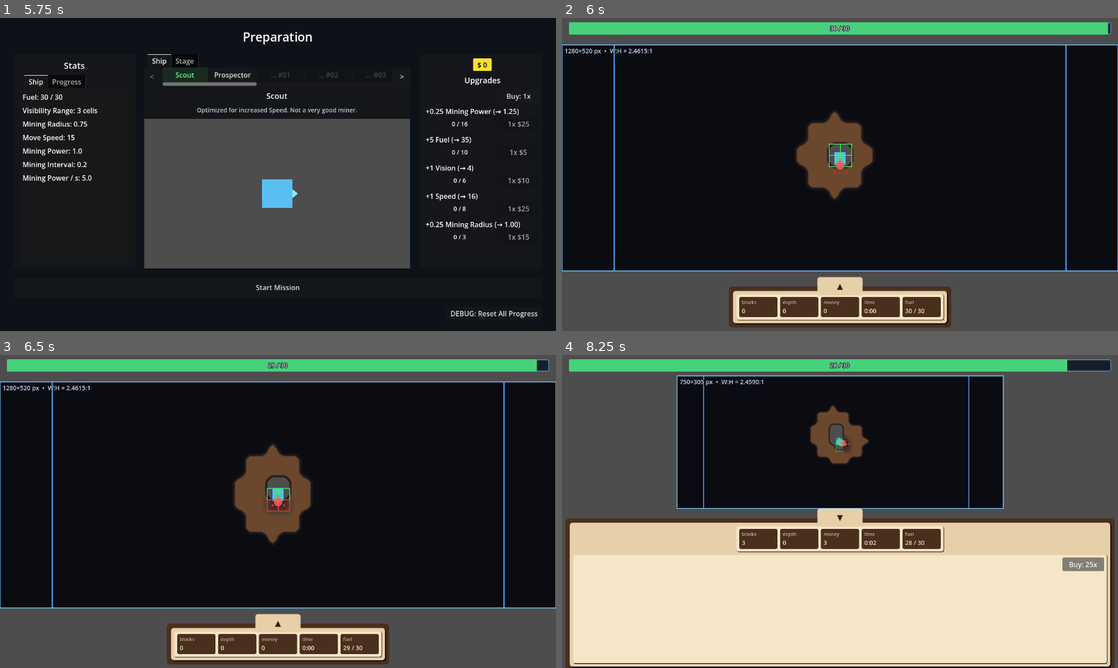
Above: before the commit, frames 1-4 (two rows, left to right).
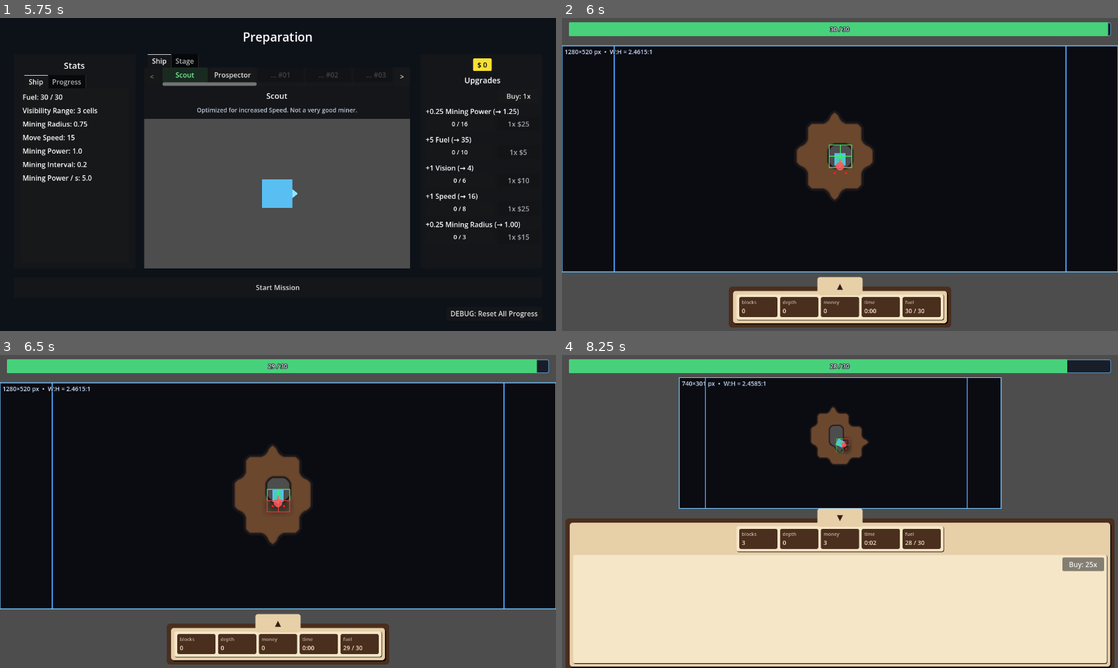
Above: after the commit, the same moments.

Repository: caboyd/blast_game
Game: Godot game, scene res://scenes/prep/Prep.tscn
Two runs of this game, one before a commit and one after it. Both use one fixed random seed, a clock stepped at 60 frames per second and the inputs below.
Inputs:
- Up to frame 1 (5.75 s): click "Scout" at 0.5 s; click "Prospector" at 1.25 s; click ">" at 2 s; click "Scout" at 2.75 s; click "Prospector" at 3.5 s; click "<" at 4.25 s; click "Scout" at 5 s
- Up to frame 2 (6 s): click "Start Mission" at 5.75 s
- Up to frame 3 (6.5 s): no input
- Up to frame 4 (8.25 s): click "▲" at 6.5 s; click "Buy: 1x" at 7.25 s; click "Buy: 5x" at 8 s

Frame 1 is identical in both runs. In frame 2, 2.2% of the frame differs, in the area x 0-100%, y 2-82%; in frame 3, 2.2%; in frame 4, 2.4%, in the area x 1-99%, y 2-50%.

Commit message:
Enhance mining mechanics and ship data for improved gameplay
- Introduced new resource types for the Prospector ship, including mining power and damage effects.
- Updated MiningFuelBar UI to support overflow mechanics and improved visual representation of fuel levels.
- Refined ship data scripts to enforce type safety for upgrades and effects.
- Enhanced MiningWorld script to incorporate fuel cell mechanics and improve chunk generation logic.

Diff:
--- a/data/ships/prospector.tres
+++ b/data/ships/prospector.tres
@@ -18,6 +18,21 @@
 max_level = 25
 effects = [SubResource("eff_dm")]
 
+[sub_resource type="Resource" id="Resource_sl3d2"]
+script = ExtResource("2_fx")
+stat = &"mine_damage_per_tick"
+value = 0.5
+metadata/_custom_type_script = "uid://drjo0qypkcvo3"
+
+[sub_resource type="Resource" id="Resource_hm3k6"]
+script = ExtResource("3_ud")
+id = &"prospector_mining_power"
+shop_display_name = "Mining Power"
+base_cost = 35
+max_level = 15
+effects = Array[ExtResource("2_fx")]([SubResource("Resource_sl3d2")])
+metadata/_custom_type_script = "uid://do1co1gh3fvgm"
+
 [resource]
 script = ExtResource("1_sd")
 id = &"prospector"
--- a/scenes/ui/MiningFuelBar.tscn
+++ b/scenes/ui/MiningFuelBar.tscn
@@ -21,11 +21,30 @@
 corner_radius_bottom_right = 2
 corner_radius_bottom_left = 2
 
+[sub_resource type="StyleBoxFlat" id="StyleOverflowBg"]
+bg_color = Color(0.09, 0.08, 0.06, 0.9)
+border_width_left = 2
+border_width_top = 2
+border_width_right = 2
+border_width_bottom = 2
+border_color = Color(0.55, 0.45, 0.22, 0.92)
+corner_radius_top_left = 4
+corner_radius_top_right = 4
+corner_radius_bottom_right = 4
+corner_radius_bottom_left = 4
+
+[sub_resource type="StyleBoxFlat" id="StyleOverflowFill"]
+bg_color = Color(0.93, 0.72, 0.28, 1)
+corner_radius_top_left = 2
+corner_radius_top_right = 2
+corner_radius_bottom_right = 2
+corner_radius_bottom_left = 2
+
 [node name="TopFuelBar" type="Control"]
 layout_mode = 1
 anchors_preset = 10
 anchor_right = 1.0
-offset_bottom = 48.0
+offset_bottom = 52.0
 grow_horizontal = 2
 grow_vertical = 0
 mouse_filter = 2
@@ -45,17 +64,32 @@
 theme_override_constants/margin_bottom = 10
 
 [node name="BarStack" type="Control" parent="MarginContainer"]
-custom_minimum_size = Vector2(0, 22)
 layout_mode = 2
 size_flags_horizontal = 3
 
-[node name="ProgressBar" type="ProgressBar" parent="MarginContainer/BarStack"]
+[node name="BarsVBox" type="VBoxContainer" parent="MarginContainer/BarStack"]
 layout_mode = 1
 anchors_preset = 15
 anchor_right = 1.0
 anchor_bottom = 1.0
 grow_horizontal = 2
 grow_vertical = 2
+theme_override_constants/separation = 4
+
+[node name="OverflowProgressBar" type="ProgressBar" parent="MarginContainer/BarStack/BarsVBox"]
+custom_minimum_size = Vector2(0, 11)
+layout_mode = 2
+size_flags_horizontal = 3
+theme_override_styles/background = SubResource("StyleOverflowBg")
+theme_override_styles/fill = SubResource("StyleOverflowFill")
+max_value = 100.0
+show_percentage = false
+
+[node name="ProgressBar" type="ProgressBar" parent="MarginContainer/BarStack/BarsVBox"]
+custom_minimum_size = Vector2(0, 17)
+layout_mode = 2
+size_flags_horizontal = 3
+size_flags_vertical = 3
 theme_override_styles/background = SubResource("StyleBarBg")
 theme_override_styles/fill = SubResource("StyleBarFill")
 max_value = 100.0
--- a/scripts/data/ShipData.gd
+++ b/scripts/data/ShipData.gd
@@ -18,7 +18,7 @@
 @export var ship_scene: PackedScene
 ## When set, this ship is playable only when every upgrade on the prerequisite ship is maxed.
 @export var unlock_after_ship_all_upgrades_maxed: StringName = &""
-@export var upgrades: Array = []
+@export var upgrades: Array[ShipUpgradeData] = []
 
 
 func get_base_float_for_stat(stat: StringName) -> float:
--- a/scripts/data/ShipUpgradeData.gd
+++ b/scripts/data/ShipUpgradeData.gd
@@ -9,4 +9,4 @@
 @export var cost_value: float = 1.1
 ## Inclusive max stored level; use -1 for unlimited (subject to money).
 @export var max_level: int = -1
-@export var effects: Array = []
+@export var effects: Array[ShipUpgradeEffect] = []
--- a/scripts/prep/Prep.gd
+++ b/scripts/prep/Prep.gd
@@ -88,6 +88,10 @@
 	_ensure_ship_picker_buttons()
 	_rebuild_preview_ship()
 	_refresh_all()
+	# `GameSession._load_career` is deferred and runs after this `_ready`; it restores
+	# `selected_ship_id` and emits `stats_changed` (labels refresh) but does not rebuild
+	# the viewport. Rebuild once more after career apply so the preview matches the ship.
+	call_deferred("_rebuild_preview_ship")
 	call_deferred("_update_ship_picker_scroll_state")
 
 
--- a/scripts/stats/GameStatistics.gd
+++ b/scripts/stats/GameStatistics.gd
@@ -2,6 +2,17 @@
 
 signal stats_changed
 signal fuel_changed(current: float, max_fuel: float)
+
+## Max fuel multiplier (absolute ceiling = fuel_max × this). Overflow band is `(mul − 1) × fuel_max` (default 50% of nominal max).
+const FUEL_ABSOLUTE_CAP_MUL := 1.5
+
+
+func fuel_hard_cap_absolute() -> float:
+	return fuel_max * FUEL_ABSOLUTE_CAP_MUL
+
+
+func fuel_overflow_budget() -> float:
+	return fuel_max * (FUEL_ABSOLUTE_CAP_MUL - 1.0)
 
 const DAMAGE_SOURCE_CLICK := &"click"
 
@@ -110,6 +121,14 @@
 	stats_changed.emit()
 
 
+func apply_fuel_cell_pickup() -> void:
+	if fuel_max <= 0.0:
+		return
+	fuel = minf(fuel + fuel_max * 0.5, fuel_hard_cap_absolute())
+	fuel_changed.emit(fuel, fuel_max)
+	stats_changed.emit()
+
+
 ## After career load: full fuel at upgraded max.
 func apply_fuel_max_from_career_load() -> void:
 	var new_m: float = effective_fuel_max()
@@ -124,7 +143,8 @@
 	_apply_ship_fuel_base()
 	var new_m: float = effective_fuel_max()
 	fuel_max = new_m
-	fuel = minf(fuel, new_m)
+	var cap_abs: float = fuel_hard_cap_absolute()
+	fuel = minf(fuel, cap_abs)
 	fuel_changed.emit(fuel, fuel_max)
 	stats_changed.emit()
 
@@ -139,7 +159,7 @@
 	if is_equal_approx(old_m, new_m):
 		return
 	fuel_max = new_m
-	fuel = minf(fuel + (new_m - old_m), new_m)
+	fuel = minf(fuel + (new_m - old_m), fuel_hard_cap_absolute())
 	fuel_changed.emit(fuel, fuel_max)
 	stats_changed.emit()
 
--- a/scripts/ui/BottomHUD.gd
+++ b/scripts/ui/BottomHUD.gd
@@ -343,9 +343,11 @@
 
 func _format_mission_elapsed(sec: float) -> String:
 	var t: int = maxi(0, int(floorf(sec)))
-	var h: int = int(t / 3600)
+	@warning_ignore("integer_division")
+	var h: int = t / 3600
 	t %= 3600
-	var m: int = int(t / 60)
+	@warning_ignore("integer_division")
+	var m: int = t / 60
 	var s2: int = t % 60
 	if h > 0:
 		return "%d:%02d:%02d" % [h, m, s2]
--- a/scripts/ui/MiningFuelBar.gd
+++ b/scripts/ui/MiningFuelBar.gd
@@ -1,6 +1,7 @@
 extends Control
 
-@onready var _bar: ProgressBar = $MarginContainer/BarStack/ProgressBar
+@onready var _overflow_bar: ProgressBar = $MarginContainer/BarStack/BarsVBox/OverflowProgressBar
+@onready var _bar: ProgressBar = $MarginContainer/BarStack/BarsVBox/ProgressBar
 @onready var _label: Label = $MarginContainer/BarStack/ValueLabel
 
 
@@ -11,11 +12,20 @@
 
 
 func _sync_from_stats() -> void:
-	var mx: float = maxf(GameStatistics.fuel_max, 1.0)
-	_bar.max_value = mx
-	_bar.value = clampf(GameStatistics.fuel, 0.0, mx)
+	var fm: float = maxf(GameStatistics.fuel_max, 1.0)
+	var cur: float = GameStatistics.fuel
+	var overflow_amt: float = maxf(cur - fm, 0.0)
+	var ov_budget: float = GameStatistics.fuel_overflow_budget()
+
+	_bar.max_value = fm
+	_bar.value = clampf(cur, 0.0, fm)
+
+	_overflow_bar.max_value = maxf(ov_budget, 0.001)
+	_overflow_bar.value = clampf(overflow_amt, 0.0, ov_budget)
+	_overflow_bar.visible = overflow_amt > 0.001
+
 	if _label:
-		_label.text = "%.0f / %.0f" % [GameStatistics.fuel, GameStatistics.fuel_max]
+		_label.text = "%.0f / %.0f" % [cur, fm]
 
 
 func _on_fuel_changed(_current: float, _max_fuel: float) -> void:
--- a/scripts/world/MiningWorld.gd
+++ b/scripts/world/MiningWorld.gd
@@ -8,15 +8,18 @@
 const TYPE_DIRT := 1
 const TYPE_STONE := 2
 const TYPE_GOLD := 3
-const TYPE_COUNT := 4
-
-static var TYPE_MAX_HP: PackedInt32Array = PackedInt32Array([0, 5, 50, 5])
-static var TYPE_MONEY: PackedInt32Array = PackedInt32Array([0, 1, 2, 15])
+const TYPE_FUEL := 4
+const TYPE_COUNT := 5
+
+static var TYPE_MAX_HP: PackedInt32Array = PackedInt32Array([0, 5, 50, 5, 1])
+static var TYPE_MONEY: PackedInt32Array = PackedInt32Array([0, 1, 2, 15, 0])
 static var TYPE_COLOR: PackedColorArray = PackedColorArray([
 	Color(0.0, 0.0, 0.0, 0.0),
 	Color(0.42, 0.28, 0.18, 1.0),
 	Color(0.52, 0.52, 0.55, 1.0),
 	Color(1.0, 0.82, 0.2, 1.0),
+	# Shader uses dedicated fuel look; keep brown for any CPU fallbacks.
+	Color(0.22, 0.15, 0.10, 1.0),
 ])
 
 const SHADER_TYPE_COLOR_MAX := 8
@@ -188,7 +191,24 @@
 						cells[nidx] = TYPE_STONE
 						hp[nidx] = stone_hp
 
-	_chunks[chunk] = {"cells": cells, "hp": hp, "revealed": revealed}
+	# One 2×2 fuel pickup per chunk (any tile destroyed removes the whole cluster).
+	# Skip spawn chunk so the starting area has no fuel cell.
+	var chunk_data: Dictionary = {
+		"cells": cells,
+		"hp": hp,
+		"revealed": revealed,
+	}
+	if chunk != Vector2i.ZERO:
+		var fax: int = rng.randi_range(0, CHUNK_SIZE - 2)
+		var fay: int = rng.randi_range(0, CHUNK_SIZE - 2)
+		var fuel_hp: int = clampi(int(TYPE_MAX_HP[TYPE_FUEL]), 0, 255)
+		for fy in 2:
+			for fx in 2:
+				var fi: int = (fay + fy) * CHUNK_SIZE + (fax + fx)
+				cells[fi] = TYPE_FUEL
+				hp[fi] = fuel_hp
+		chunk_data["fuel_anchor"] = Vector2i(fax, fay)
+	_chunks[chunk] = chunk_data
 	_apply_static_overrides_for_chunk(chunk)
 
 
@@ -248,6 +268,7 @@
 		{"type_id": TYPE_DIRT, "label": "Dirt"},
 		{"type_id": TYPE_STONE, "label": "Stone"},
 		{"type_id": TYPE_GOLD, "label": "Gold"},
+		{"type_id": TYPE_FUEL, "label": "Fuel cell"},
 	]
 
 
@@ -376,6 +397,33 @@
 	return false
 
 
+func _fuel_cluster_local_rect(data: Dictionary) -> Rect2i:
+	var anchor: Variant = data.get("fuel_anchor", null)
+	if anchor == null or not anchor is Vector2i:
+		return Rect2i()
+	var a: Vector2i = anchor as Vector2i
+	return Rect2i(a.x, a.y, 2, 2)
+
+
+func _cell_local_in_chunk_vec(cell: Vector2i, chunk: Vector2i) -> Vector2i:
+	return Vector2i(cell.x - chunk.x * CHUNK_SIZE, cell.y - chunk.y * CHUNK_SIZE)
+
+
+func _clear_fuel_cluster_if_cell_inside(
+	data: Dictionary, cells: PackedByteArray, hparr: PackedByteArray, cell_local: Vector2i
+) -> bool:
+	var rect: Rect2i = _fuel_cluster_local_rect(data)
+	if rect.size.x < 1 or not rect.has_point(cell_local):
+		return false
+	for ly in range(rect.position.y, rect.position.y + rect.size.y):
+		for lx in range(rect.position.x, rect.position.x + rect.size.x):
+			var li: int = ly * CHUNK_SIZE + lx
+			if int(cells[li]) == TYPE_FUEL:
+				cells[li] = TYPE_EMPTY
+				hparr[li] = 0
+	return true
+
+
 func _damage_cell_abs(cell: Vector2i, amount: int) -> int:
 	var ch := _cell_to_chunk_coord(cell)
 	_ensure_chunk(ch)
@@ -387,6 +435,22 @@
 	if t == TYPE_EMPTY or amount <= 0:
 		return 0
 	GameSession.mark_block_type_discovered(stage_id, t)
+	if t == TYPE_FUEL:
+		var cl: Vector2i = _cell_local_in_chunk_vec(cell, ch)
+		var rect: Rect2i = _fuel_cluster_local_rect(data)
+		if rect.size.x >= 1 and rect.has_point(cl):
+			var hp_f: int = int(hparr[idx])
+			var new_hp_f: int = hp_f - amount
+			if new_hp_f <= 0:
+				_clear_fuel_cluster_if_cell_inside(data, cells, hparr, cl)
+				GameStatistics.add_blocks_destroyed(1)
+				GameStatistics.apply_fuel_cell_pickup()
+				if TYPE_FUEL >= 0 and TYPE_FUEL < TYPE_MONEY.size():
+					GameStatistics.add_mined_cell_reward(int(TYPE_MONEY[TYPE_FUEL]))
+				return hp_f
+			var nh_f: int = clampi(new_hp_f, 0, 255)
+			hparr[idx] = nh_f
+			return hp_f - nh_f
 	var hp_before: int = int(hparr[idx])
 	var new_hp: int = hp_before - amount
 	if new_hp <= 0:
@@ -487,6 +551,10 @@
 	var idx: int = _cell_to_local_in_chunk(cell, ch)
 	if int(cells[idx]) == TYPE_EMPTY:
 		return false
+	if int(cells[idx]) == TYPE_FUEL:
+		var cl: Vector2i = _cell_local_in_chunk_vec(cell, ch)
+		if _clear_fuel_cluster_if_cell_inside(data, cells, hparr, cl):
+			return true
 	cells[idx] = TYPE_EMPTY
 	hparr[idx] = 0
 	return true
@@ -587,6 +655,7 @@
 		var sm: ShaderMaterial = _world_visual.material as ShaderMaterial
 		sm.set_shader_parameter("mask_tex", _mask_texture)
 		sm.set_shader_parameter("type_tex", _type_texture)
+		sm.set_shader_parameter("fuel_world_origin", Vector2(_view_origin_cell))
 	if _fog_visual != null and _fog_visual.material is ShaderMaterial:
 		(_fog_visual.material as ShaderMaterial).set_shader_parameter("reveal_tex", _reveal_texture)
 
@@ -672,4 +741,5 @@
 	_type_texture.update(_type_image)
 	_reveal_texture.update(_reveal_image)
 
+	_sync_shader_texture_params()
 	_visual_dirty = false
--- a/shaders/destructible_target_marching.gdshader
+++ b/shaders/destructible_target_marching.gdshader
@@ -21,6 +21,10 @@
 uniform float edge_width : hint_range(0.0, 0.5) = 0.25;
 // Pixel smoothing width for alpha boundary (in weight units).
 uniform float alpha_aa : hint_range(0.0, 0.5) = 0.08;
+
+// Top-left of the view texture in world cell coords; fuel uses `fuel_world_origin + p` so the
+// galaxy scroll is world-locked and does not jump when the camera pans.
+uniform vec2 fuel_world_origin = vec2(0.0, 0.0);
 
 struct CellSample {
 	int mid;
@@ -37,6 +41,102 @@
 	s.present = (m >= 0.5 && td.g > 0.01) ? 1.0 : 0.0;
 	s.mid = int(clamp(round(td.r * 255.0), 0.0, float(tc1)));
 	return s;
+}
+
+// TYPE_FUEL in MiningWorld.gd (must match `TYPE_FUEL` const).
+const int MATERIAL_FUEL = 4;
+
+// `world_cell_uv`: absolute world grid position (float; matches MiningWorld cell indices + sub-texel).
+vec3 fuel_cell_rgb(vec2 world_cell_uv, float hp_ratio, float time_sec) {
+	// ========== Fuel tunables (edit these) ==========
+	vec2 scroll_dir_raw = vec2(1.0, 0.38);
+	vec2 world_bias = vec2(0.416, 0.203);
+	float drift_far = 0.0036;
+	float drift_mid = 0.0068;
+	float drift_near = 0.0108;
+	float scale_far = 0.263;
+	float scale_mid = 0.417;
+	float scale_near = 0.683;
+	float far_kx = 1.85;
+	float far_ky_in = 1.45;
+	float far_ky = 1.65;
+	float far_kx_in = 1.15;
+	vec2 mid_dot = vec2(1.55, 0.98);
+	float mid_len_k = 1.25;
+	float mid_len_w = 2.75;
+	float near_kx = 2.35;
+	float near_ky = 2.05;
+	vec3 col_void = vec3(0.065, 0.04, 0.024);
+	vec3 col_dust = vec3(0.13, 0.085, 0.052);
+	vec3 col_neb = vec3(0.21, 0.135, 0.082);
+	vec3 col_ember = vec3(0.36, 0.24, 0.13);
+	float mix_neb_lo = 0.22;
+	float mix_neb_hi = 0.9;
+	float mix_neb_amt = 0.52;
+	float mix_emb_lo = 0.52;
+	float mix_emb_hi = 0.94;
+	float mix_emb_amt = 0.38;
+	float hp_damage_mul = 0.87;
+	float spark_scale = 8.513;
+	vec2 spark_origin = vec2(1.718, 0.427);
+	float drift_spark = 0.152;
+	// Constant spec-field drift (UV units per second); monotonic, same direction over time.
+	vec2 spec_drift_vel = vec2(0.411, -0.238);
+	float spark_j_mul = 0.6;
+	float star_rad_in = 0.22;
+	float star_rad_out = 0.44;
+	float star_pick_lo = 0.84;
+	float star_pick_hi = 0.93;
+	vec3 col_star = vec3(0.92, 0.84, 0.62);
+	float star_bright = 0.85;
+	vec2 phase_world = vec2(0.107, 0.091);
+	float phase_world_scale = 2.15;
+	vec2 phase_spark = vec2(0.67, 0.59);
+	float phase_spark_scale = 0.92;
+	float pulse_rate = 2.95;
+	float pulse_dim = 0.0;
+	float pulse_bright = 0.4;
+	// ========== end tunables ==========
+
+	float t = time_sec;
+	vec2 scroll_dir = normalize(scroll_dir_raw);
+	vec2 u = world_cell_uv + world_bias;
+	vec2 drift = t * scroll_dir;
+
+	vec2 far_p = u * scale_far + drift * drift_far;
+	float far_n = sin(far_p.x * far_kx + sin(far_p.y * far_ky_in)) * sin(far_p.y * far_ky + sin(far_p.x * far_kx_in));
+	far_n = far_n * 0.5 + 0.5;
+
+	vec2 mid_p = u * scale_mid + drift * drift_mid;
+	float mid_n = sin(dot(mid_p, mid_dot) + sin(length(mid_p * mid_len_k) * mid_len_w));
+	mid_n = mid_n * 0.5 + 0.5;
+
+	vec2 near_p = u * scale_near + drift * drift_near;
+	float near_n = sin(near_p.x * near_kx) * cos(near_p.y * near_ky);
+	near_n = near_n * 0.5 + 0.5;
+
+	vec3 body = mix(col_void, col_dust, far_n);
+	body = mix(body, col_neb, smoothstep(mix_neb_lo, mix_neb_hi, mid_n) * mix_neb_amt);
+	body = mix(body, col_ember, smoothstep(mix_emb_lo, mix_emb_hi, mid_n * near_n) * mix_emb_amt);
+	body = mix(body * hp_damage_mul, body, hp_ratio);
+
+	vec2 spec_drift = t * spec_drift_vel;
+	vec2 sp_p = u * spark_scale + spark_origin + drift * drift_spark + spec_drift;
+	vec2 sp_id = floor(sp_p);
+	vec2 sp_f = fract(sp_p) - vec2(0.5);
+	float sp_h = fract(sin(dot(sp_id, vec2(127.1, 311.7))) * 43758.5453);
+	vec2 sp_j = vec2(fract(sp_h * 17.0), fract(sp_h * 47.3)) - vec2(0.5);
+	float d_star = length(sp_f - sp_j * spark_j_mul);
+	float star_core = 1.0 - smoothstep(star_rad_in, star_rad_out, d_star);
+	float star_mask = smoothstep(star_pick_lo, star_pick_hi, sp_h) * star_core;
+	vec3 star_c = col_star * star_mask * star_bright;
+
+	float ph_base = dot(world_cell_uv, phase_world) * phase_world_scale;
+	float ph_star = ph_base + dot(sp_id, phase_spark) * phase_spark_scale;
+	float b = sin(t * pulse_rate + ph_star) * 0.5 + 0.5;
+	float breathe_star = mix(pulse_dim, pulse_bright, b * b);
+
+	return body + star_c * breathe_star;
 }
 
 void fragment() {
@@ -116,6 +216,8 @@
 		rgb = base.rgb * mix(0.3, 1.0, hp_ratio);
 		float lum = dot(rgb, vec3(0.2126, 0.7152, 0.0722));
 		rgb = mix(rgb, vec3(lum), damage_taken * 0.72);
+	} else if (best_id == MATERIAL_FUEL) {
+		rgb = fuel_cell_rgb(fuel_world_origin + p, hp_ratio, TIME);
 	} else {
 		rgb = base.rgb * mix(0.45, 1.0, hp_ratio);
 	}
Not shown: 1 places in scenes/ui/MiningFuelBar.tscn that only renumber resources
